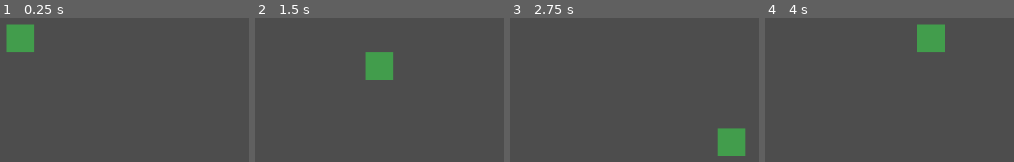
Above: before the commit, frames 1-4 (left to right).
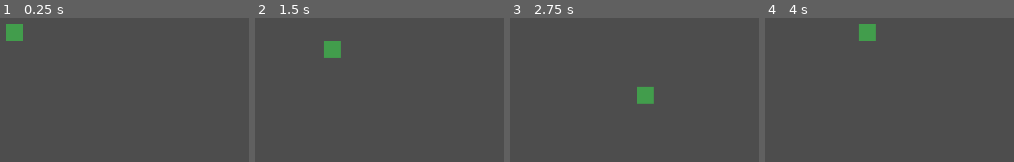
Above: after the commit, the same moments.

Repository: ProgrammingLogic/GoDot-SnakeGame
Game: Godot game, scene res://src/main.tscn
Two runs of this game, one before a commit and one after it. Both use one fixed random seed, a clock stepped at 60 frames per second and the inputs below.
Inputs:
- Up to frame 1 (0.25 s): no input
- Up to frame 2 (1.5 s): tap Enter at 0.5 s; hold Right (turn_right) 0.53-1.28 s; hold Down (turn_down) from 1.28 s (still down)
- Up to frame 3 (2.75 s): release Down (turn_down) at 2.03 s; hold Right (turn_right) from 2.03 s (still down)
- Up to frame 4 (4 s): release Right (turn_right) at 2.78 s; hold Up (turn_up) 2.78-3.53 s; hold Left (turn_left) from 3.53 s (still down)

The runs differ from the first frame. In frame 1, 1.5% of the frame differs, in the area x 2-14%, y 4-24%; in frame 2, 3.0%, in the area x 27-56%, y 15-44%; in frame 3, 3.0%; in frame 4, 3.0%.

Commit message:
Update resolution

Diff:
--- a/project.godot
+++ b/project.godot
@@ -14,6 +14,11 @@
 run/main_scene="res://src/main.tscn"
 config/features=PackedStringArray("4.2", "Forward Plus")
 config/icon="res://icon.svg"
+
+[display]
+
+window/size/viewport_width=1920
+window/size/viewport_height=1080
 
 [input]
 
